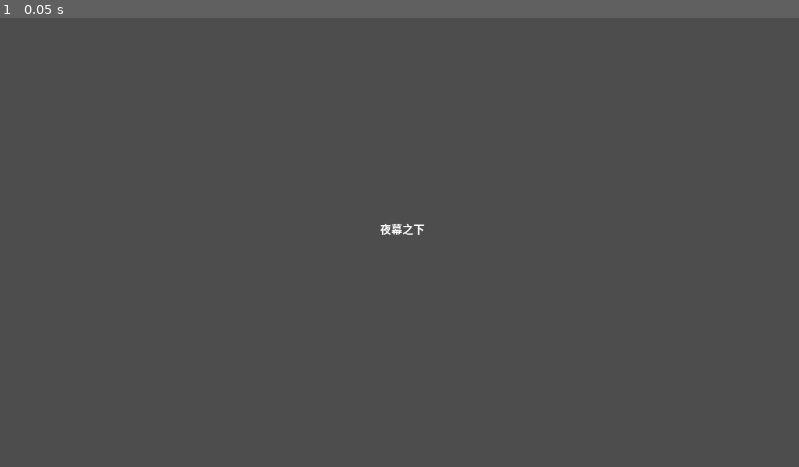
Above: before the commit, frame 1.
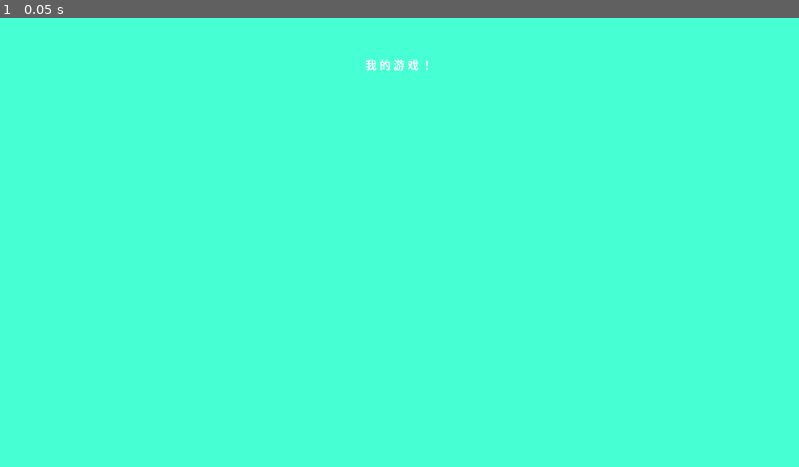
Above: after the commit, the same moment.

Repository: xiaony3527/godot_test
Game: Godot game, scene res://MainMenu.tscn
The game is run twice, just before and just after one commit, with the same random seed, the same clock (stepped at 60 frames per second) and the same inputs. Before the commit the project starts from res://UI/MainMenu.tscn.
Inputs:
- Up to frame 1 (0.05 s): no input

The runs differ from the first frame. In frame 1, 100% of the frame differs, in the area x 0-100%, y 0-100%.

Commit message:
更新主菜单场景并调整项目设置

Diff:
--- /dev/null
+++ b/MainMenu.tscn
@@ -0,0 +1,28 @@
+[gd_scene format=3 uid="uid://3ucci6ffww4a"]
+
+[node name="MainMenu" type="Control"]
+layout_mode = 3
+anchors_preset = 15
+anchor_right = 1.0
+anchor_bottom = 1.0
+grow_horizontal = 2
+grow_vertical = 2
+
+[node name="ColorRect" type="ColorRect" parent="."]
+layout_mode = 1
+anchors_preset = 15
+anchor_right = 1.0
+anchor_bottom = 1.0
+grow_horizontal = 2
+grow_vertical = 2
+color = Color(0.27451, 1, 0.823529, 1)
+
+[node name="Label" type="Label" parent="."]
+layout_mode = 1
+anchors_preset = 10
+anchor_right = 1.0
+offset_top = 55.0
+offset_bottom = 78.0
+grow_horizontal = 2
+text = "我 的 游 戏 ！"
+horizontal_alignment = 1
--- a/UI/MainMenu.tscn
+++ /dev/null
@@ -1,18 +0,0 @@
-[gd_scene format=3 uid="uid://dt7a5qaaa3gf0"]
-
-[node name="Control" type="Control"]
-layout_mode = 3
-anchors_preset = 15
-anchor_right = 1.0
-anchor_bottom = 1.0
-grow_horizontal = 2
-grow_vertical = 2
-
-[node name="Label" type="Label" parent="."]
-layout_mode = 0
-offset_left = 541.0
-offset_top = 292.0
-offset_right = 620.0
-offset_bottom = 324.0
-text = "夜幕之下"
-horizontal_alignment = 1
--- a/project.godot
+++ b/project.godot
@@ -11,6 +11,6 @@
 [application]
 
 config/name="godot_test"
-run/main_scene="res://UI/MainMenu.tscn"
+run/main_scene="res://MainMenu.tscn"
 config/features=PackedStringArray("4.3", "Forward Plus")
 config/icon="res://icon.svg"
